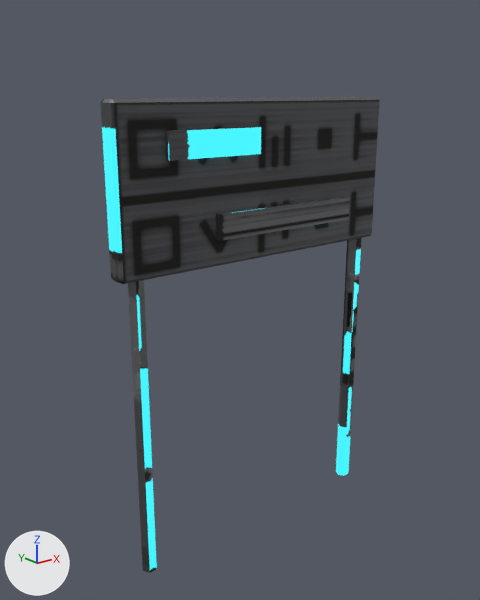
Renders of the glTF model design/campus/nodexeus-set-sign-a.glb from each side of a commit.
Both versions are drawn from a camera (50 mm lens) standing at (-2.09, -2.46, 2.28) and looking at (-0.07, 0.06, 1.27). Lighting does not change. The marker at lower left points along +X, +Y and +Z. The older version comes first. Vertices at exactly the same position are counted once.

The first picture shows 'set-sign-a'.
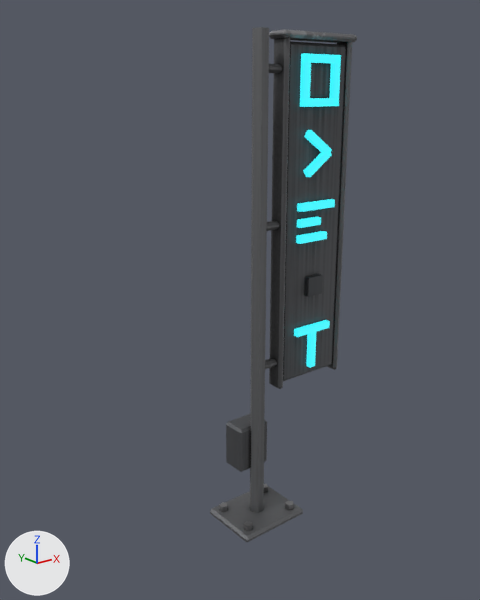
What differs and where, as boxes (x1, y1, x2, y2) in the pictures (480 x 600 px; the box of a moved part takes in the faces that stretch with it):
'set-sign-a', reshaped (47% narrower, 8% taller)
    before: (100, 97, 380, 573)
    after: (210, 27, 357, 542)
part 1 of me_set_sign_a, added
    after: (244, 521, 252, 531)
part 2 of me_set_sign_a, added
    after: (219, 502, 227, 512)
part 3 of me_set_sign_a, added
    after: (285, 501, 294, 510)
part 4 of me_set_sign_a, added
    after: (250, 27, 269, 513)
part 5 of me_set_sign_a, moved or reshaped
    before: (100, 97, 380, 284)
    after: (226, 414, 267, 472)
part 6 of me_set_sign_a, added
    after: (300, 98, 339, 107)
part 7 of me_set_sign_a, added (cyan)
    after: (300, 53, 311, 107)
part 8 of me_set_sign_a, added
    after: (301, 53, 341, 63)
part 9 of me_set_sign_a, added
    after: (329, 55, 341, 106)
part 10 of me_set_sign_a, added
    after: (297, 199, 335, 212)
part 11 of me_set_sign_a, added
    after: (297, 217, 321, 228)
part 12 of me_set_sign_a, added
    after: (296, 231, 327, 244)
part 13 of me_set_sign_a, added
    after: (294, 320, 330, 337)
part 14 of me_set_sign_a, added
    after: (306, 332, 316, 368)
part 15 of me_set_sign_a, added
    after: (304, 274, 323, 297)
part 16 of me_set_sign_a, deleted
    before: (128, 280, 157, 573)
part 17 of me_set_sign_a, deleted (cyan)
    before: (165, 127, 261, 161)
part 18 of me_set_sign_a, reshaped
    before: (216, 196, 361, 476)
    after: (265, 29, 357, 389)
part 19 of me_set_sign_a, added
    after: (210, 486, 303, 542)

What the commit changed:
me_set_sign_a is used by ob_set_sign_a; location (0.0, 0.0, 0.0).
me_set_sign_a had 80 vertices, 132 faces and spanned x -0.8..0.8, y -0.07..0.07, z 0.0..2.25.
me_set_sign_a now has 374 vertices, 640 faces and spans x -0.21..0.59, y -0.17..0.17, z 0.0..2.55.
me_set_sign_a part 1: a new loose piece, a 5-sided cylinder along z spanning x -0.17..-0.125, y -0.134..-0.086, z 0.04..0.07, in mat_nx_set_sign_a_baked.
me_set_sign_a part 2: a new loose piece, a 5-sided cylinder along z spanning x -0.17..-0.125, y 0.086..0.134, z 0.04..0.07, in mat_nx_set_sign_a_baked.
me_set_sign_a part 3: a new loose piece, a 5-sided cylinder along z spanning x 0.13..0.175, y -0.134..-0.086, z 0.04..0.07, in mat_nx_set_sign_a_baked.
me_set_sign_a part 4: a new loose piece, a 6-sided cylinder along z spanning x -0.04..0.04, y -0.035..0.035, z 0.04..2.55, in mat_nx_set_sign_a_baked.
me_set_sign_a part 5: the loose piece of 24 vertices spanning x -0.8..0.8, y -0.05..0.05, z 1.5..2.25 is scaled about its middle by (0.115, 1.48, 0.33), then moved by (0.0, 0.09, -1.46).
me_set_sign_a part 6: a new loose piece, a box spanning x 0.22..0.46, y -0.065..0.065, z 2.208..2.246, in mat_nx_set_sign_a_baked.
me_set_sign_a part 7: a new loose piece, a box spanning x 0.22..0.258, y -0.065..0.065, z 2.208..2.448, in mat_nx_set_sign_a_baked.
me_set_sign_a part 8: a new loose piece, a box spanning x 0.22..0.46, y -0.065..0.065, z 2.41..2.448, in mat_nx_set_sign_a_baked.
me_set_sign_a part 9: a new loose piece, a box spanning x 0.422..0.46, y -0.065..0.065, z 2.208..2.448, in mat_nx_set_sign_a_baked.
me_set_sign_a part 10: a new loose piece, a box spanning x 0.22..0.46, y -0.065..0.065, z 1.702..1.741, in mat_nx_set_sign_a_baked.
me_set_sign_a part 11: a new loose piece, a box spanning x 0.22..0.364, y -0.065..0.065, z 1.621..1.659, in mat_nx_set_sign_a_baked.
me_set_sign_a part 12: a new loose piece, a box spanning x 0.22..0.412, y -0.065..0.065, z 1.539..1.578, in mat_nx_set_sign_a_baked.
me_set_sign_a part 13: a new loose piece, a box spanning x 0.22..0.46, y -0.065..0.065, z 1.034..1.072, in mat_nx_set_sign_a_baked.
me_set_sign_a part 14: a new loose piece, a box spanning x 0.321..0.359, y -0.065..0.065, z 0.832..1.034, in mat_nx_set_sign_a_baked.
me_set_sign_a part 15: a new loose piece, a box spanning x 0.29..0.39, y -0.06..0.06, z 1.25..1.35, in mat_nx_set_sign_a_baked.
me_set_sign_a part 16: the loose piece of 12 vertices spanning x -0.74..-0.66, y -0.03..0.03, z 0.0..2.25 is deleted.
me_set_sign_a part 17: the loose piece of 8 vertices spanning x -0.56..-0.06, y -0.07..-0.04, z 2.0..2.12 is deleted.
me_set_sign_a part 18: 28 vertices removed from x -0.3..0.74, y -0.07..0.07, z 0.0..2.25; 184 vertices added at x 0.0..0.59, y -0.06..0.06, z 0.75..2.55.
me_set_sign_a part 19: 24 vertices added at x -0.21..0.21, y -0.17..0.17, z 0.0..0.04.
Other edits to the shape of me_set_sign_a do not show in these pictures.
